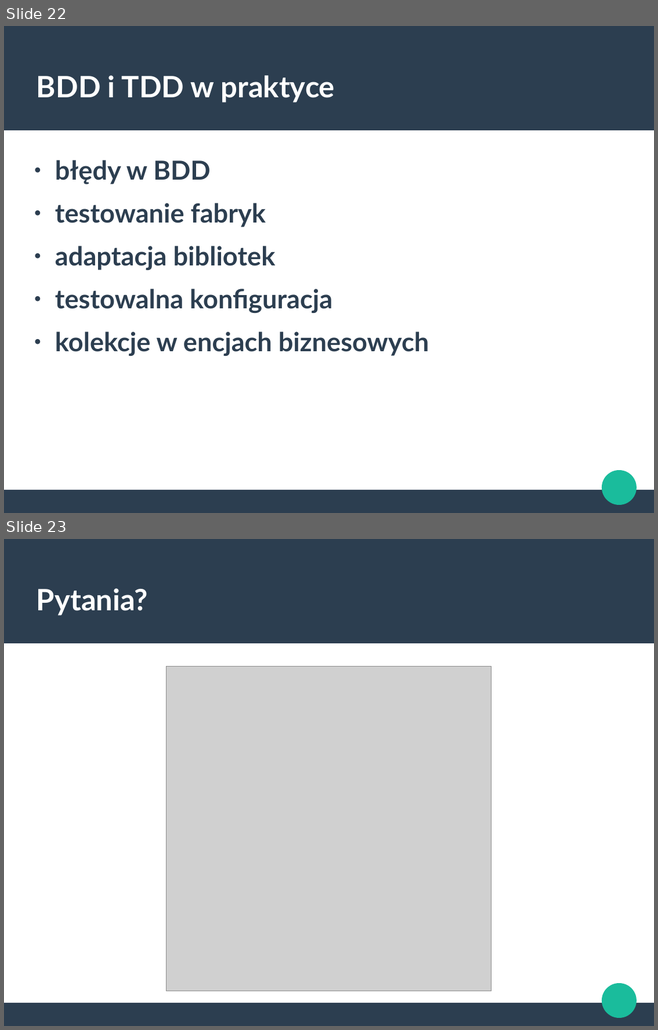
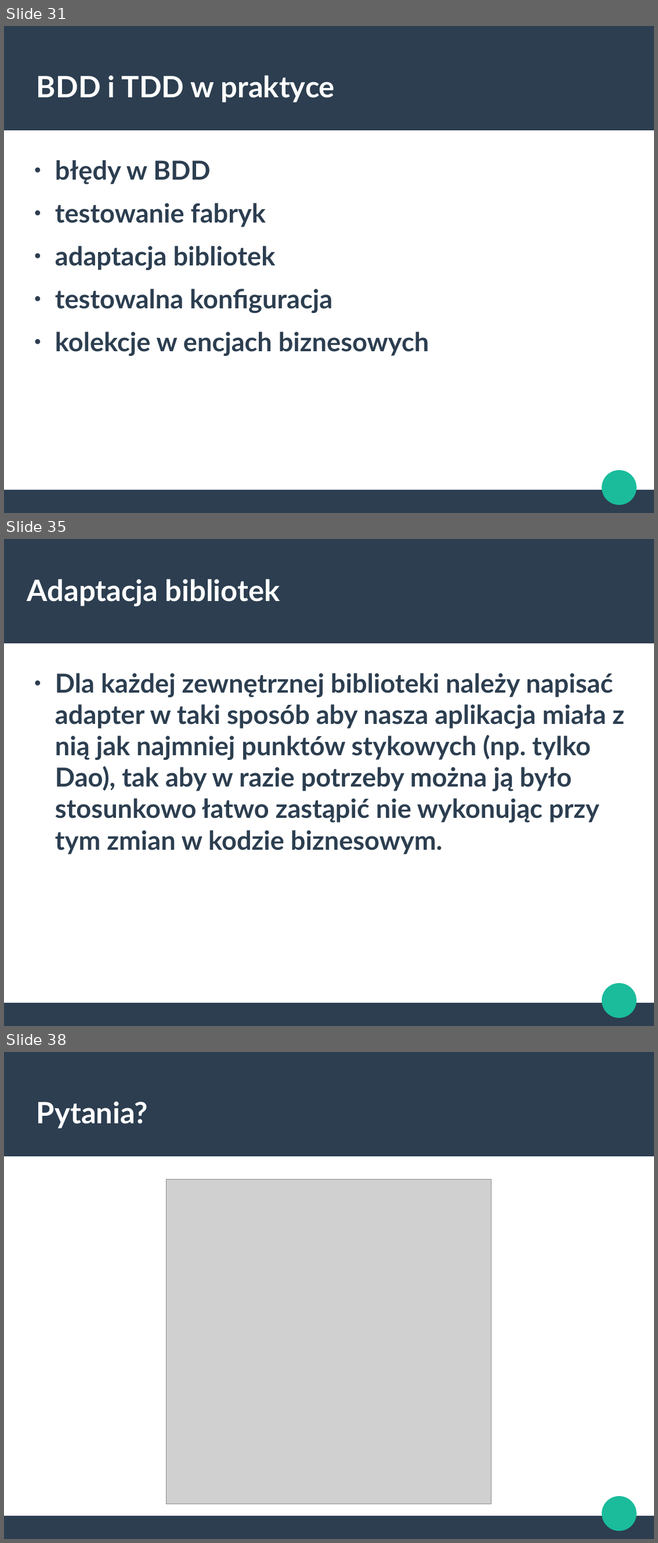
Before and after one commit to bartoszgolek/PHPers, a slide deck: Prezentacja PHPers.odp. Shown one above the other, each under a label of ours: slides 22 and 23 before the commit, slides 31, 35 and 38 after it; the slides between them are not shown. The pictures are 658x1030 and 658x1543 pixels, drawn with LibreOffice and Linux fonts; fonts in the diff are those of the drawing; grey boxes stand for pictures. Boxes give left, top, right and bottom in pixels: in the first picture for what was removed or moved away, otherwise in the second. Text is boxed around its words. In the diff, an @@ line names an element or a change of style, - is before the commit and + after.

Commit message:
Rozszerzona prezentacja, poprawki w kodzie projekty Pizza

```diff
--- a/Prezentacja PHPers.odp
+++ b/Prezentacja PHPers.odp
@@ slide 35 added at (4,539,654,1026), background #FFFFFF; not listed: 3 template elements that a slide beside it also shows @@
@@ title added at (27,579,280,606), 36 pt, text #FFFFFF, bold @@
+Adaptacja bibliotek
@@ text added at (55,673,624,855), 32 pt, text #2C3E50, bold @@
+● Dla każdej zewnętrznej biblioteki należy napisać adapter w taki sposób aby nasza aplikacja miała z nią jak najmniej punktów stykowych (np. tylko Dao), tak aby w razie potrzeby można ją było stosunkowo łatwo zastąpić nie wykonując przy tym zmian w kodzie biznesowym.
@@ what was slide 22 is now slide 31 @@
@@ what was slide 23 is now slide 38 @@
```
Also in this commit, not shown: 2 slides changed, 14 other slides added, 13 other files.
